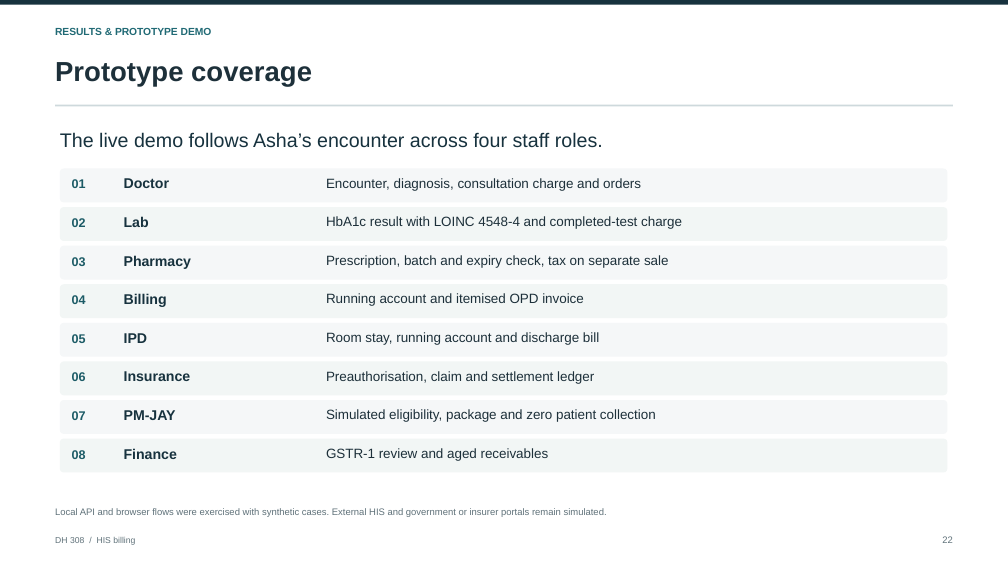
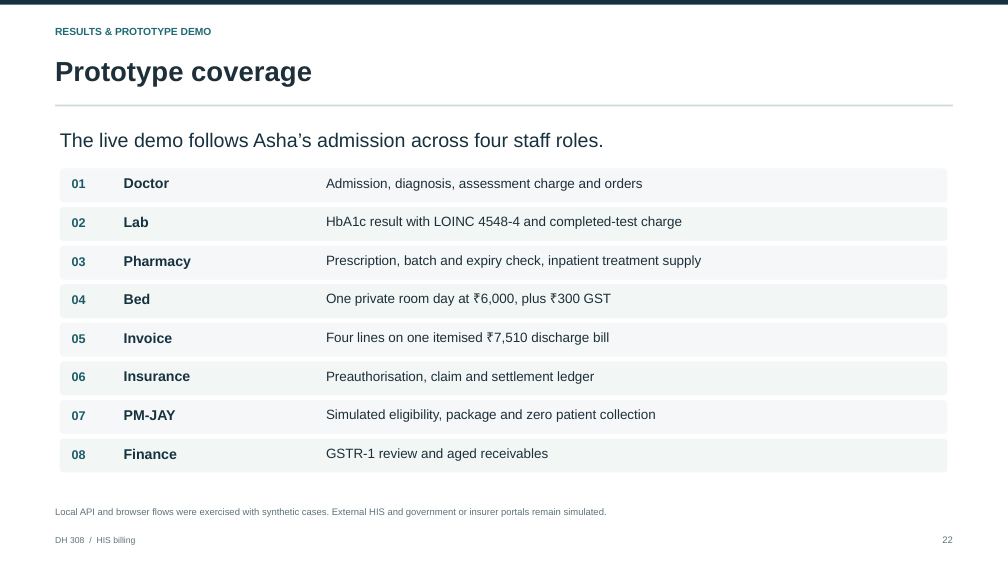
Before and after one commit to Osama-Bin-Lagging/tiveri-billing, a slide deck: slide 22 of presentation/DH308_HIS_Billing_Final.pptx. Drawn at 1008x567 pixels with LibreOffice and Linux fonts; fonts in the diff are those of the drawing. Boxes give left, top, right and bottom in pixels: in the first picture for what was removed or moved away, otherwise in the second. Text is boxed around its words. In the diff, an @@ line names an element or a change of style, - is before the commit and + after.

Commit message:
Make inpatient admission the featured billing demo

```diff
--- a/presentation/DH308_HIS_Billing_Final.pptx
+++ b/presentation/DH308_HIS_Billing_Final.pptx
@@ text at (60,132,604,148): text changed @@
-The live demo follows Asha’s encounter across four staff roles.
+The live demo follows Asha’s admission across four staff roles.
@@ text at (326,178,643,191): text changed @@
-Encounter, diagnosis, consultation charge and orders
+Admission, diagnosis, assessment charge and orders
@@ text at (326,255,702,268): text changed @@
-Prescription, batch and expiry check, tax on separate sale
+Prescription, batch and expiry check, inpatient treatment supply
@@ text at (124,293,151,304): text changed @@
-Billing
+Bed
@@ text at (326,293,612,306): text changed @@
-Running account and itemised OPD invoice
+One private room day at ₹6,000, plus ₹300 GST
@@ text at (124,332,173,343): text changed @@
-IPD
+Invoice
@@ text at (326,332,609,345): text changed @@
-Room stay, running account and discharge bill
+Four lines on one itemised ₹7,510 discharge bill
```
Also in this commit, not shown: 4 other slides changed, 4 other files.
